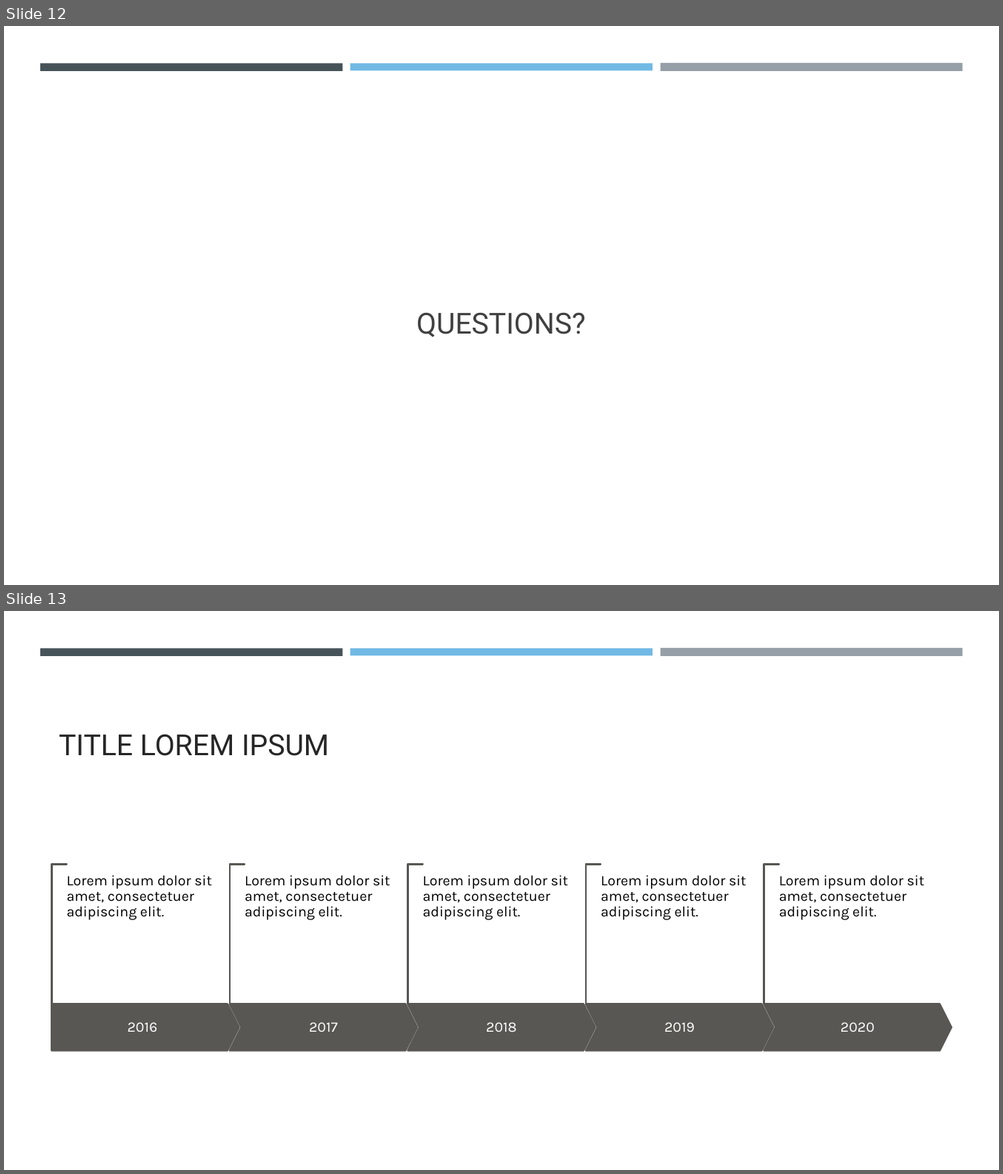
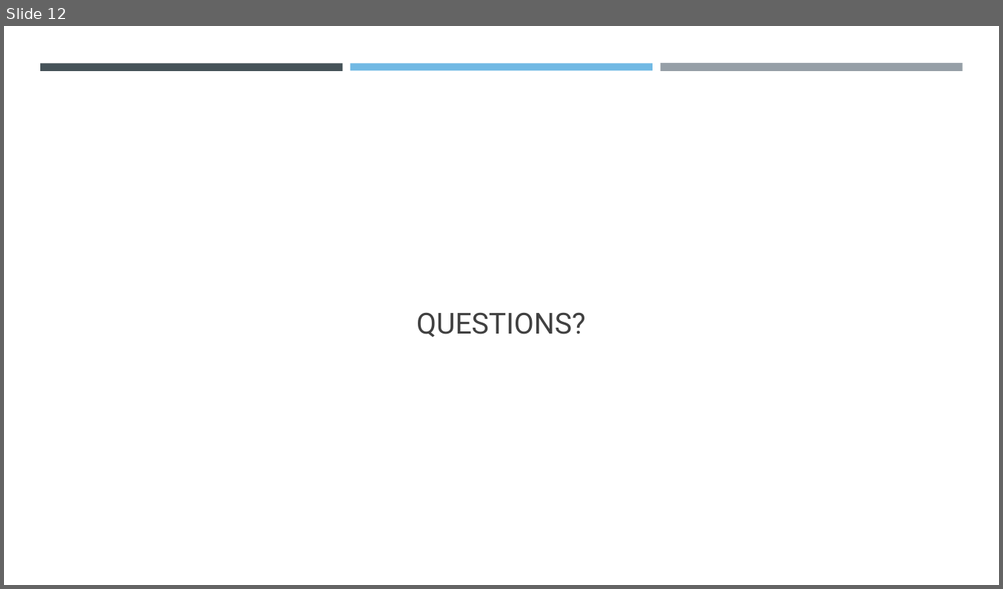
Before and after one commit to MLOpioidProjectCode/project_code, a slide deck: presentation/opioid_powerpoint.pptx. Shown one above the other, each under a label of ours: slides 12 and 13 before the commit, slide 12 after it. The pictures are 1003x1174 and 1003x589 pixels, drawn with LibreOffice and Linux fonts; fonts in the diff are those of the drawing. Boxes give left, top, right and bottom in pixels: in the first picture for what was removed or moved away, otherwise in the second. Text is boxed around its words. In the diff, an @@ line names an element or a change of style, - is before the commit and + after.

```diff
--- a/presentation/opioid_powerpoint.pptx
+++ b/presentation/opioid_powerpoint.pptx
@@ slide 13 removed at (x1=4, y1=611, x2=999, y2=1170), background #FFFFFF; not listed: 3 template elements that a slide beside it also shows @@
@@ title removed at (x1=59, y1=734, x2=329, y2=756) @@
-TITLE LOREM IPSUM
@@ group removed at (x1=52, y1=864, x2=950, y2=1051): 10 texts, 5 corners, 4 chevrons, 1 pentagon arrow @@
-2016
-Lorem ipsum dolor sit amet, consectetuer adipiscing elit.
-2017
-Lorem ipsum dolor sit amet, consectetuer adipiscing elit.
-2018
-Lorem ipsum dolor sit amet, consectetuer adipiscing elit.
-2019
-Lorem ipsum dolor sit amet, consectetuer adipiscing elit.
-2020
-Lorem ipsum dolor sit amet, consectetuer adipiscing elit.
```
Also in this commit, not shown: 4 slides changed, 1 slide added, 1 other slide removed.
